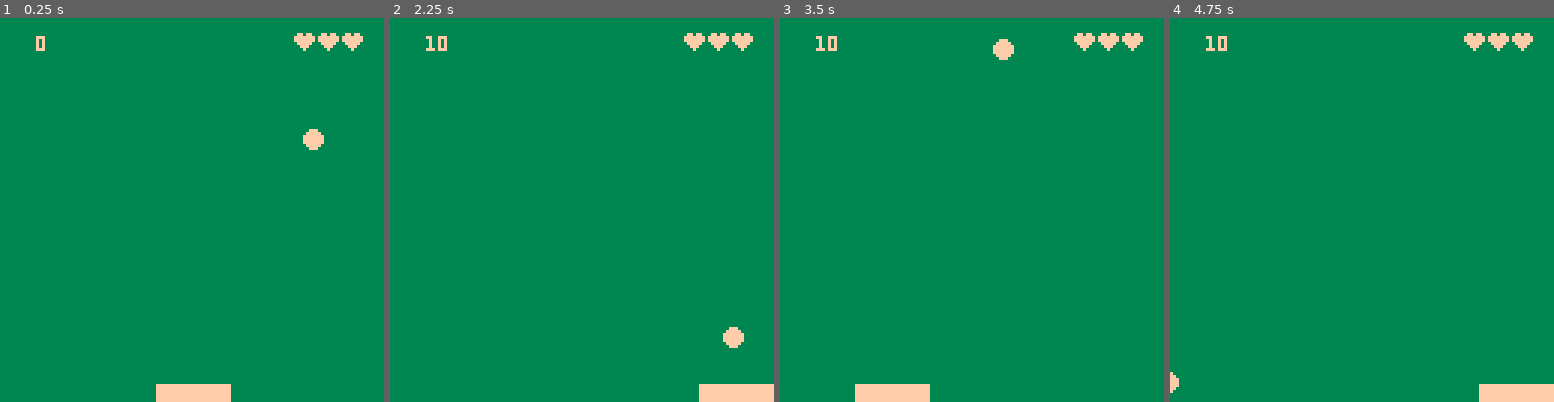
Above: before the commit, frames 1-4 (left to right).
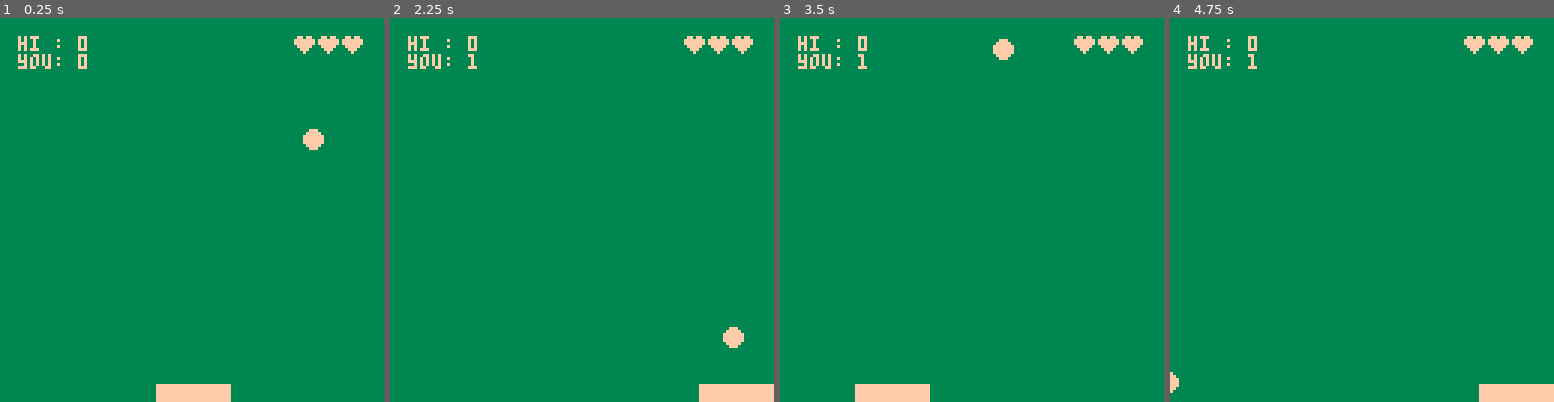
Above: after the commit, the same moments.

Repository: rustybailey/squashy
Game: PICO-8 cartridge squashy.p8
The game is run twice, just before and just after one commit, with the same random seed, the same clock (stepped at 60 frames per second) and the same inputs.
Inputs:
- Up to frame 1 (0.25 s): no input
- Up to frame 2 (2.25 s): tap O (Z key) at 0.7, 1.7, 2.1 s; hold Right 1.6-2.1 s
- Up to frame 3 (3.5 s): hold Right 2.47-3.03 s; tap O (Z key) at 2.5, 2.9, 3.3 s; hold Left from 3.08 s (still down)
- Up to frame 4 (4.75 s): release Left at 3.58 s; tap O (Z key) at 3.7, 4.1, 4.5 s; hold Right 4.02-4.68 s

The runs differ from the first frame. In frame 1, 0.8% of the frame differs, in the area x 4-95%, y 3-14%; in frame 2, 0.8%; in frame 3, 0.8%; in frame 4, 0.8%.

Commit message:
Add game over state, reset method, create tables for objects.

Diff:
--- a/squashy.p8
+++ b/squashy.p8
@@ -2,93 +2,177 @@
 version 16
 __lua__
 
-score=0
+-- todo: move obj methods onto the object and implement an update/draw method on each obj
+-- todo: make the paddle have a "bump" animation against the side and have a "bump" sound effect
+-- todo: implement bounding_box_collision
+
 lives=3
+gameover=false
 sfx(4,1)
 
--- paddle
-padx=52
-pady=122
-padw=24
-padh=4
-
--- ball
-ballx=64
-bally=64
-ballsize=3
-ballxdir=5
-ballydir=-3
+score={
+  value=0,
+  increment_value=1,
+  increment=function(self)
+    self.value+=self.increment_value
+  end,
+  reset=function(self)
+    self.value=0
+  end
+}
+
+paddle={
+  x=52,
+  y=122,
+  w=24,
+  h=4,
+  visible=true,
+  reset=function(self)
+    self.x=52
+    self.y=122
+    self.visible=true
+  end,
+  hide=function(self)
+    self.visible=false
+  end
+}
+
+ball = {
+  x=64,
+  y=64,
+  size=3,
+  xdir=5,
+  ydir=-3,
+  visible=true,
+  reset=function(self)
+    self.x=64
+    self.y=64
+    self.xdir=5
+    self.ydir=-3
+    self.visible=true
+  end,
+  hide=function(self)
+    self.y=64
+    self.x=64
+    self.ydir=0
+    self.xdir=0
+    self.visible=false
+  end
+}
+
+high_score={
+  value=0,
+  get=function(self)
+    -- value=dget(1)
+    internal_value=dget(1)
+    return internal_value
+  end,
+  set=function(self,score)
+    if (self:is_new_high_score(score)) then
+      dset(1,score)
+      self.value = score
+    end
+  end,
+  is_new_high_score=function(self,score)
+    return score > self.get()
+  end
+}
 
 function movepaddle()
 	if btn(0) then
-		padx-=6
-    if (padx < 0) then
-      padx = 0
+		paddle.x-=6
+    if (paddle.x < 0) then
+      paddle.x = 0
     end
 	elseif btn(1) then
-		padx+=6
-    if (padx+padw > 127) then
-      padx = 127-padw
+		paddle.x+=6
+    if (paddle.x+paddle.w > 127) then
+      paddle.x = 127-paddle.w
     end
 	end
 end
 
 function moveball()
-  ballx+=ballxdir
-  bally+=ballydir
+  ball.x+=ball.xdir
+  ball.y+=ball.ydir
 end
 
 function losedeadball()
-	if bally>128-ballsize then
+	if ball.y>128-ball.size then
 		if lives>0 then
 			--next life
 			sfx(2)
-			bally=24
+			ball.y=24
 			lives-=1
 		else
 			--game over
-			sfx(-1,1)
-			sfx(3)
-			ballydir=0
-			ballxdir=0
-			bally=64
+      handle_gameover()
 		end
 	end
 end
 
+function handle_gameover()
+  -- this shows the gameover text
+  gameover=true
+  -- stop music
+  sfx(-1,1)
+  -- play death sfx
+  sfx(3)
+  -- hide ball/paddle
+  ball:hide()
+  paddle:hide()
+  -- set high score
+  high_score:set(score.value)
+end
+
 function bounceball()
   --left
-  if ballx < ballsize then
-    ballxdir=-ballxdir
+  if ball.x < ball.size then
+    ball.xdir=-ball.xdir
     sfx(0)
   end
 
   --right
-  if ballx > 128-ballsize then
-    ballxdir=-ballxdir
+  if ball.x > 128-ball.size then
+    ball.xdir=-ball.xdir
     sfx(0)
   end
 
   --top
-  if bally < ballsize then
-    ballydir=-ballydir
+  if ball.y < ball.size then
+    ball.ydir=-ball.ydir
     sfx(0)
   end
 end
 
 -- bounce the ball off the paddle
 function bouncepaddle()
-  if ballx>=padx and ballx<=padx+padw and bally>pady then
+  if ball.x>=paddle.x and ball.x<=paddle.x+paddle.w and ball.y>paddle.y then
     sfx(1)
-    score+=10
-    ballydir=-ballydir
-  end
-end
-
--- todo: create method for showing game over state and reset method
--- todo: save and show high score with dset, dget
--- todo: make the paddle have a "bump" animation against the side and have a "bump" sound effect
--- todo: implement bounding_box_collision
+    score:increment()
+    ball.ydir=-ball.ydir
+  end
+end
+
+function listen_for_reset()
+  if btn(4) then
+    reset_game()
+  end
+end
+
+function reset_game()
+  score:reset()
+  paddle:reset()
+  ball:reset()
+  lives=3
+  gameover=false
+  sfx(4,1)
+end
+
+function _init()
+  cartdata("squashy_values")
+  high_score.value = high_score:get()
+end
 
 function _update()
 	movepaddle()
@@ -96,6 +180,9 @@
 	bouncepaddle()
 	moveball()
 	losedeadball()
+  if (gameover == true) then
+    listen_for_reset()
+  end
 end
 
 function _draw()
@@ -104,17 +191,28 @@
 
 	-- draw the lives
 	for i=1, lives do
-		spr(001,90+i*8,4)
+		spr(001,90+i*8,5)
 	end
 
 	-- draw the score
-	print(score,12,6,15)
+  print("hi : " .. high_score.value,6,6,15)
+  print("you: " .. score.value,6,12,15)
+
+  if (gameover == true) then
+    -- x_pos=middle_of_screen-(number_of_characters/2)*pixels_per_character
+    print("game over", 64-(9/2)*4, 61, 15)
+    print("press \x8e to retry", 64-(17/2)*4, 67, 15)
+  end
 
   -- draw the paddle
-  rectfill(padx,pady,padx+padw,pady+padw,15)
+  if paddle.visible == true then
+    rectfill(paddle.x,paddle.y,paddle.x+paddle.w,paddle.y+paddle.w,15)
+  end
 
   -- draw the ball
-  circfill(ballx,bally,ballsize,15)
+  if ball.visible == true then
+    circfill(ball.x,ball.y,ball.size,15)
+  end
 end
 
 
